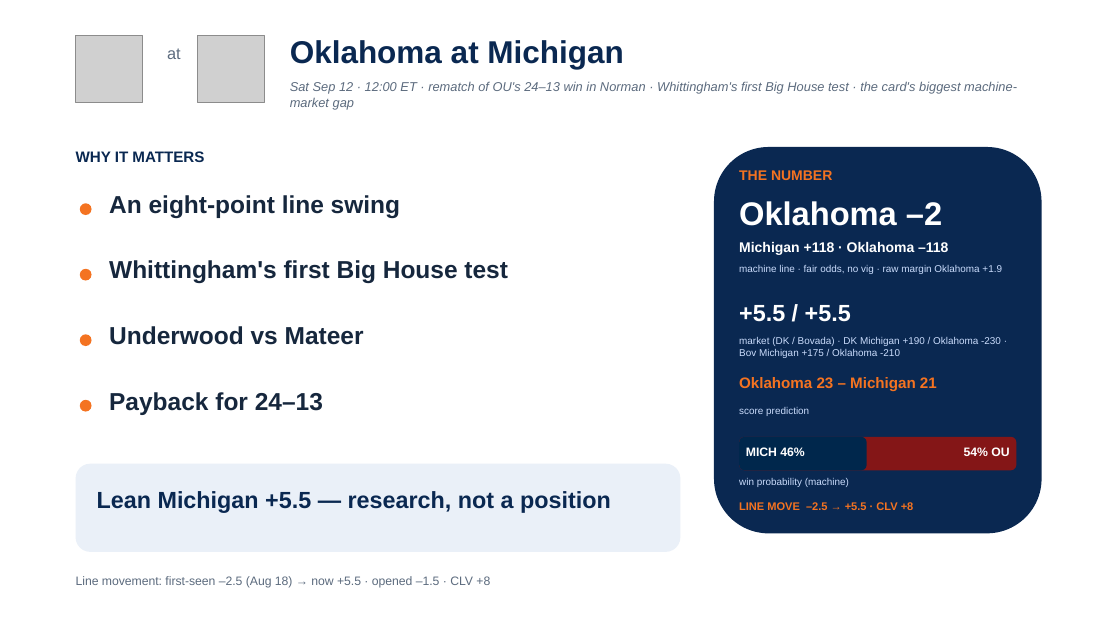
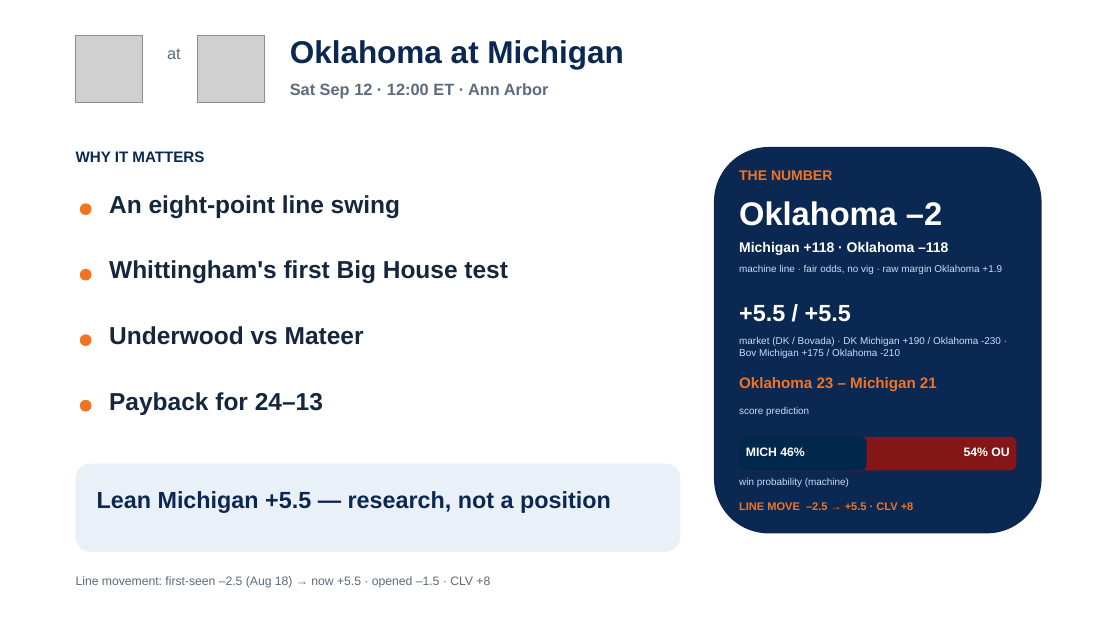
Before and after one commit to lucasalvarezflorida-lab/ncaa-fbs-analytics, a slide deck: slide 6 of decks/2026_Week2_Episode3.pptx. Drawn at 1120x630 pixels with LibreOffice and Linux fonts; fonts in the diff are those of the drawing; grey boxes stand for pictures. Boxes give left, top, right and bottom in pixels: in the first picture for what was removed or moved away, otherwise in the second. Text is boxed around its words. In the diff, an @@ line names an element or a change of style, - is before the commit and + after.

```diff
--- a/decks/2026_Week2_Episode3.pptx
+++ b/decks/2026_Week2_Episode3.pptx
@@ text at (290, 83, 549, 99): text changed; size 11 to 14 pt; bold on; italic off @@
-Sat Sep 12 · 12:00 ET · rematch of OU's 24–13 win in Norman · Whittingham's first Big House test · the card's biggest machine-market gap
+Sat Sep 12 · 12:00 ET · Ann Arbor
```
Also in this commit, not shown: 4 other slides changed, 1 other file.
